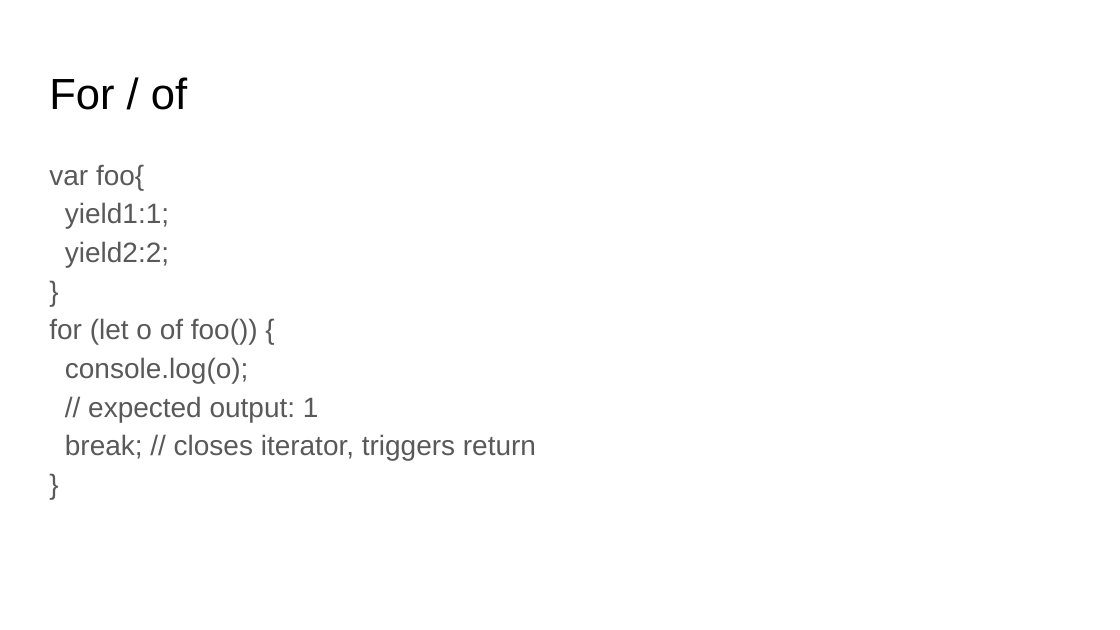
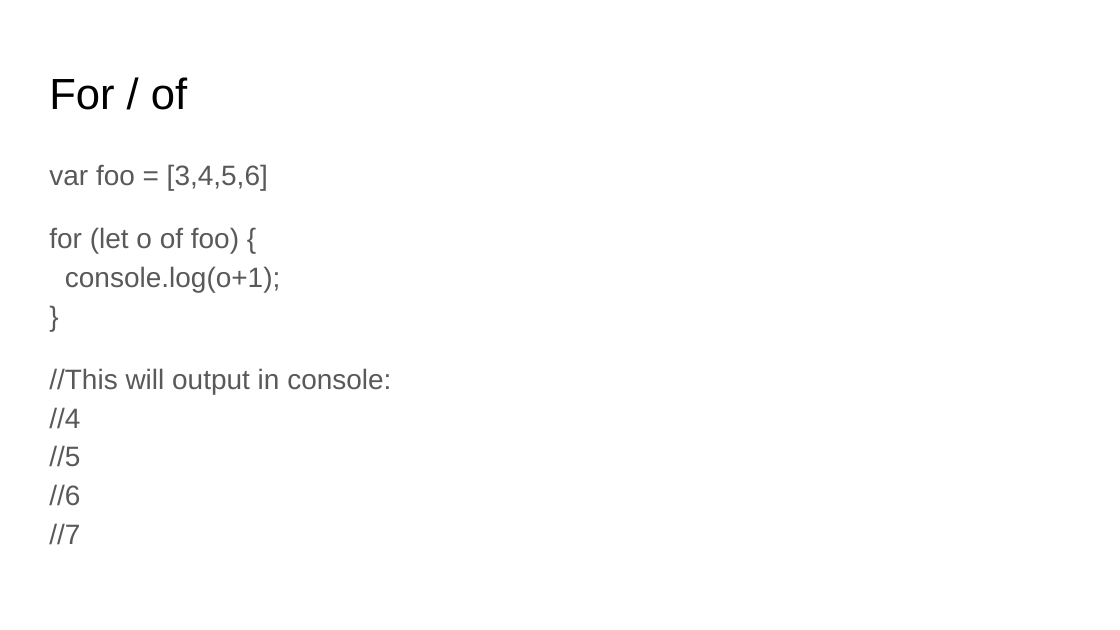
Before and after one commit to ng-peter/EQ_Javascript_L1, a slide deck: slide 10 of Javascript - WK05.pptx (slide 9 before the commit). Drawn at 1120x630 pixels with LibreOffice and Linux fonts; fonts in the diff are those of the drawing. Boxes give left, top, right and bottom in pixels: in the first picture for what was removed or moved away, otherwise in the second. Text is boxed around its words. In the diff, an @@ line names an element or a change of style, - is before the commit and + after.

```diff
--- a/Javascript - WK05.pptx
+++ b/Javascript - WK05.pptx
@@ text at (x1=49, y1=164, x2=391, y2=545): text changed @@
-var foo{
-yield1:1;
-yield2:2;
-}
-for (let o of foo()) {
-console.log(o);
-// expected output: 1
-break; // closes iterator, triggers return
-}
+var foo = [3,4,5,6]
+for (let o of foo) {
+console.log(o+1);
+}
+//This will output in console:
+//4
+//5
+//6
+//7
```
Also in this commit, not shown: 4 other slides changed, 1 slide added.
